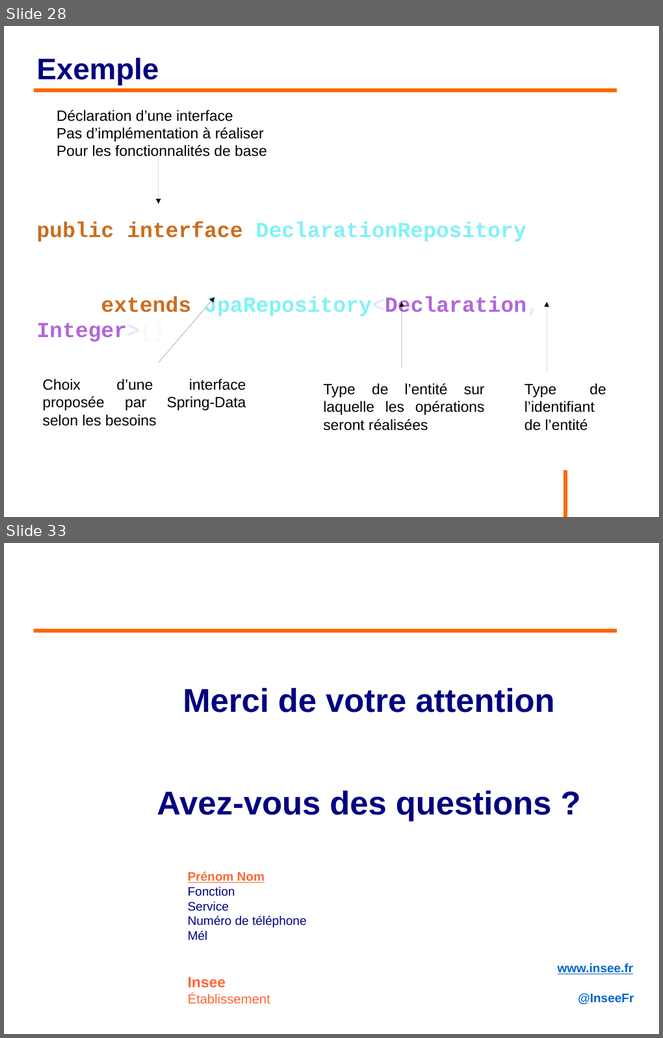
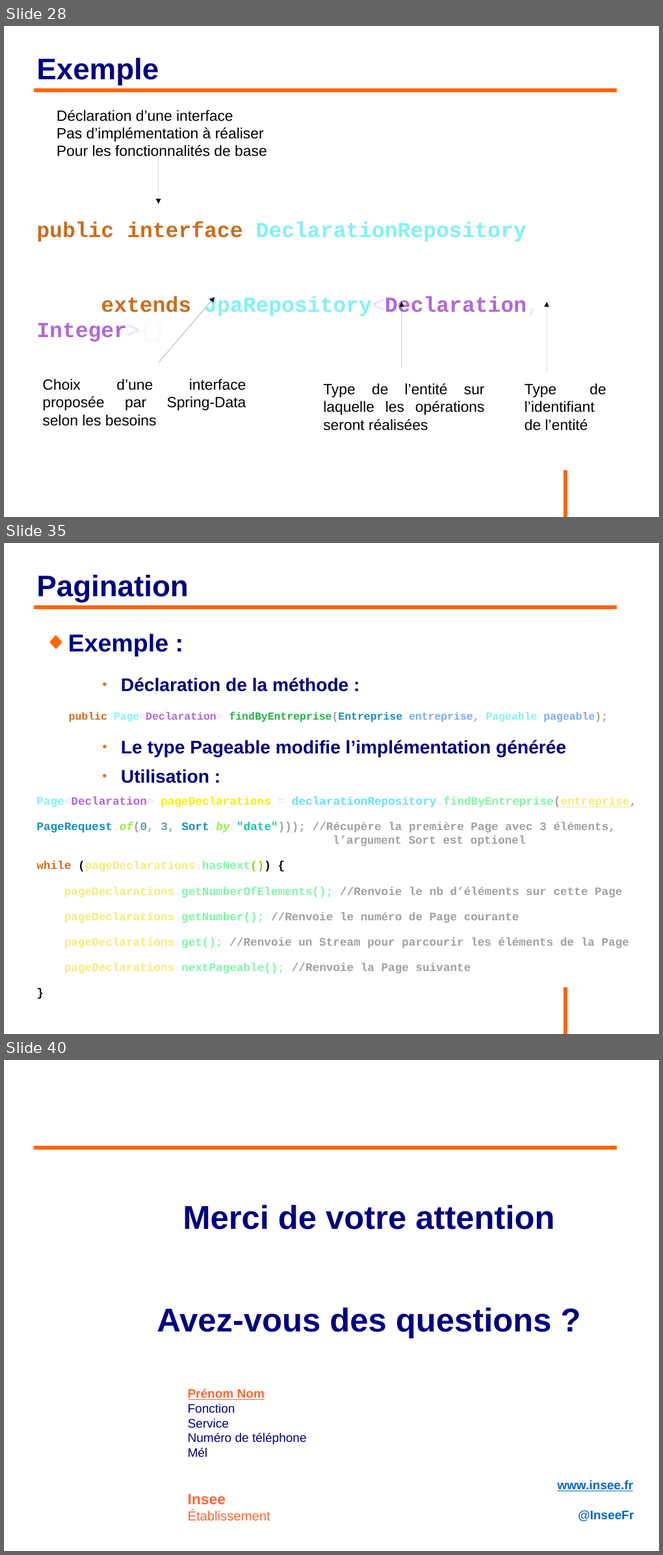
Before and after one commit to philphils/formation-hibernate-avancee, a slide deck: Documentation/diapo_formation_hibernate_avancee.odp. Shown one above the other, each under a label of ours: slides 28 and 33 before the commit, slides 28, 35 and 40 after it; the slides between them are not shown. The pictures are 663x1038 and 663x1555 pixels, drawn with LibreOffice and Linux fonts; fonts in the diff are those of the drawing; background and template pictures are left out. Boxes give left, top, right and bottom in pixels: in the first picture for what was removed or moved away, otherwise in the second. Text is boxed around its words. In the diff, an @@ line names an element or a change of style, - is before the commit and + after.

```diff
--- a/Documentation/diapo_formation_hibernate_avancee.odp
+++ b/Documentation/diapo_formation_hibernate_avancee.odp
@@ slide 35 added at (x1=4, y1=543, x2=659, y2=1034), background #FFFFFF; not listed: 1 template element that a slide beside it also shows @@
@@ title added at (x1=36, y1=575, x2=188, y2=603), 36 pt, text #000080, bold @@
+Pagination
@@ line added from (34, 607) to (618, 607), #FF6600 4.54 pt @@
@@ text added at (x1=36, y1=633, x2=636, y2=974), 13.9 pt, text #A0A0A0, bold @@
+◆ Exemple :
+    ● Déclaration de la méthode :
+public Page<Declaration> findByEntreprise(Entreprise entreprise, Pageable pageable);
+    ● Le type Pageable modifie l’implémentation générée
+    ● Utilisation :
+Page<Declaration> pageDeclarations = declarationRepository.findByEntreprise(entreprise,
+PageRequest.of(0, 3, Sort.by("date"))); //Récupère la première Page avec 3 éléments, l’argument Sort est optionel
+while (pageDeclarations.hasNext()) {
+pageDeclarations.getNumberOfElements(); //Renvoie le nb d’éléments sur cette Page
+pageDeclarations.getNumber(); //Renvoie le numéro de Page courante
+pageDeclarations.get(); //Renvoie un Stream pour parcourir les éléments de la Page
+pageDeclarations.nextPageable(); //Renvoie la Page suivante
+}
@@ what was slide 33 is now slide 40 @@
```
Also in this commit, not shown: 5 slides changed, 6 other slides added.
